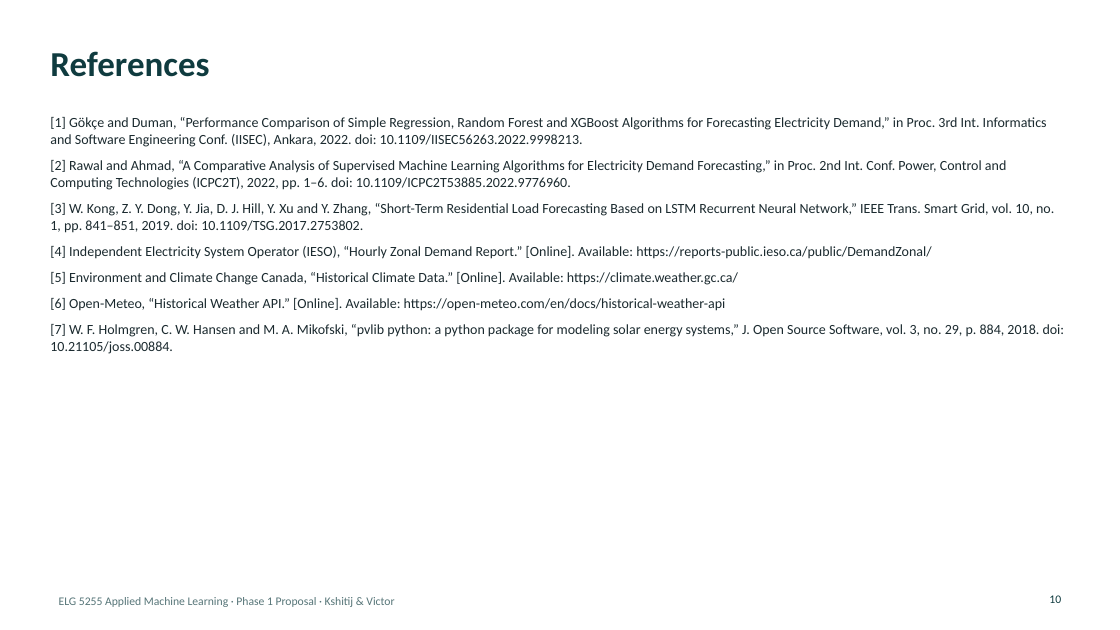
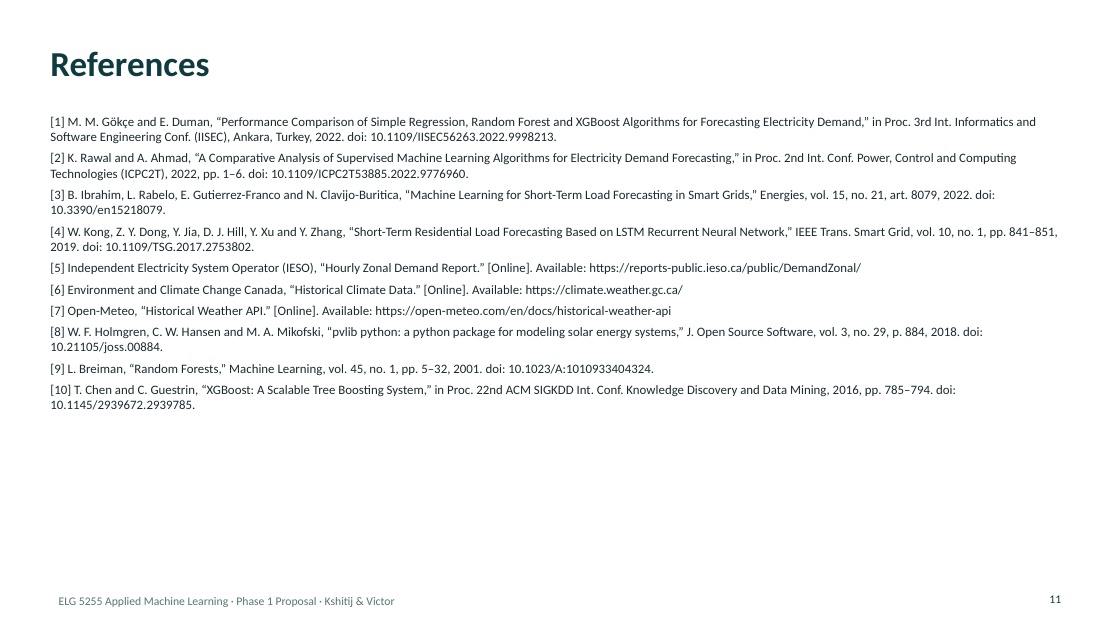
Before and after one commit to KshitijV97/smart-grid-analytics, a slide deck: slide 11 of presentation/ELG5255_Phase1_Ottawa_Load_Forecasting.pptx (slide 10 before the commit). Drawn at 1120x630 pixels with LibreOffice and Linux fonts; fonts in the diff are those of the drawing. Boxes give left, top, right and bottom in pixels: in the first picture for what was removed or moved away, otherwise in the second. Text is boxed around its words. In the diff, an @@ line names an element or a change of style, - is before the commit and + after.

```diff
--- a/presentation/ELG5255_Phase1_Ottawa_Load_Forecasting.pptx
+++ b/presentation/ELG5255_Phase1_Ottawa_Load_Forecasting.pptx
@@ text at (50,116,1058,410): text changed; size 12 to 11 pt @@
-[1] Gökçe and Duman, “Performance Comparison of Simple Regression, Random Forest and XGBoost Algorithms for Forecasting Electricity Demand,” in Proc. 3rd Int. Informatics and Software Engineering Conf. (IISEC), Ankara, 2022. doi: 10.1109/IISEC56263.2022.9998213.
-[2] Rawal and Ahmad, “A Comparative Analysis of Supervised Machine Learning Algorithms for Electricity Demand Forecasting,” in Proc. 2nd Int. Conf. Power, Control and Computing Technologies (ICPC2T), 2022, pp. 1–6. doi: 10.1109/ICPC2T53885.2022.9776960.
-[3] W. Kong, Z. Y. Dong, Y. Jia, D. J. Hill, Y. Xu and Y. Zhang, “Short-Term Residential Load Forecasting Based on LSTM Recurrent Neural Network,” IEEE Trans. Smart Grid, vol. 10, no. 1, pp. 841–851, 2019. doi: 10.1109/TSG.2017.2753802.
-[4] Independent Electricity System Operator (IESO), “Hourly Zonal Demand Report.” [Online]. Available: https://reports-public.ieso.ca/public/DemandZonal/
-[5] Environment and Climate Change Canada, “Historical Climate Data.” [Online]. Available: https://climate.weather.gc.ca/
-[6] Open-Meteo, “Historical Weather API.” [Online]. Available: https://open-meteo.com/en/docs/historical-weather-api
-[7] W. F. Holmgren, C. W. Hansen and M. A. Mikofski, “pvlib python: a python package for modeling solar energy systems,” J. Open Source Software, vol. 3, no. 29, p. 884, 2018. doi: 10.21105/joss.00884.
+[1] M. M. Gökçe and E. Duman, “Performance Comparison of Simple Regression, Random Forest and XGBoost Algorithms for Forecasting Electricity Demand,” in Proc. 3rd Int. Informatics and Software Engineering Conf. (IISEC), Ankara, Turkey, 2022. doi: 10.1109/IISEC56263.2022.9998213.
+[2] K. Rawal and A. Ahmad, “A Comparative Analysis of Supervised Machine Learning Algorithms for Electricity Demand Forecasting,” in Proc. 2nd Int. Conf. Power, Control and Computing Technologies (ICPC2T), 2022, pp. 1–6. doi: 10.1109/ICPC2T53885.2022.9776960.
+[3] B. Ibrahim, L. Rabelo, E. Gutierrez-Franco and N. Clavijo-Buritica, “Machine Learning for Short-Term Load Forecasting in Smart Grids,” Energies, vol. 15, no. 21, art. 8079, 2022. doi: 10.3390/en15218079.
+[4] W. Kong, Z. Y. Dong, Y. Jia, D. J. Hill, Y. Xu and Y. Zhang, “Short-Term Residential Load Forecasting Based on LSTM Recurrent Neural Network,” IEEE Trans. Smart Grid, vol. 10, no. 1, pp. 841–851, 2019. doi: 10.1109/TSG.2017.2753802.
+[5] Independent Electricity System Operator (IESO), “Hourly Zonal Demand Report.” [Online]. Available: https://reports-public.ieso.ca/public/DemandZonal/
+[6] Environment and Climate Change Canada, “Historical Climate Data.” [Online]. Available: https://climate.weather.gc.ca/
+[7] Open-Meteo, “Historical Weather API.” [Online]. Available: https://open-meteo.com/en/docs/historical-weather-api
+[8] W. F. Holmgren, C. W. Hansen and M. A. Mikofski, “pvlib python: a python package for modeling solar energy systems,” J. Open Source Software, vol. 3, no. 29, p. 884, 2018. doi: 10.21105/joss.00884.
+[9] L. Breiman, “Random Forests,” Machine Learning, vol. 45, no. 1, pp. 5–32, 2001. doi: 10.1023/A:1010933404324.
+[10] T. Chen and C. Guestrin, “XGBoost: A Scalable Tree Boosting System,” in Proc. 22nd ACM SIGKDD Int. Conf. Knowledge Discovery and Data Mining, 2016, pp. 785–794. doi: 10.1145/2939672.2939785.
@@ page number at (1049,595,1061,603): text changed @@
-10
+11
```
Also in this commit, not shown: 3 other slides changed, 1 slide added, 6 other files.
